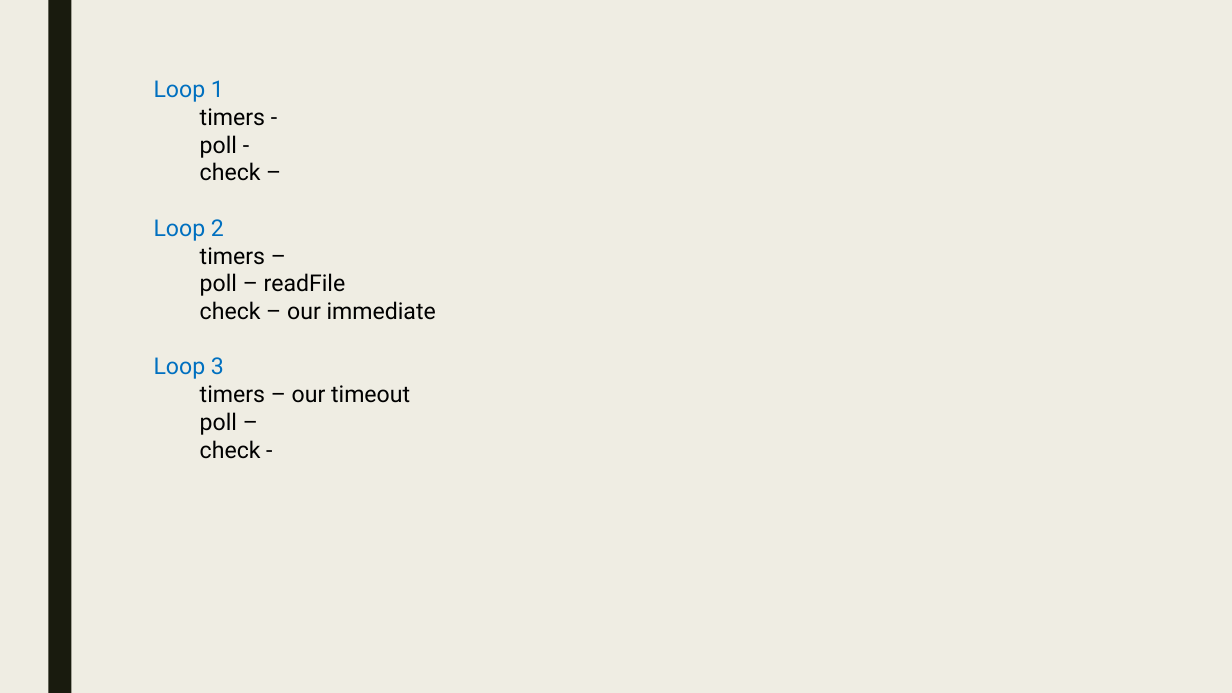
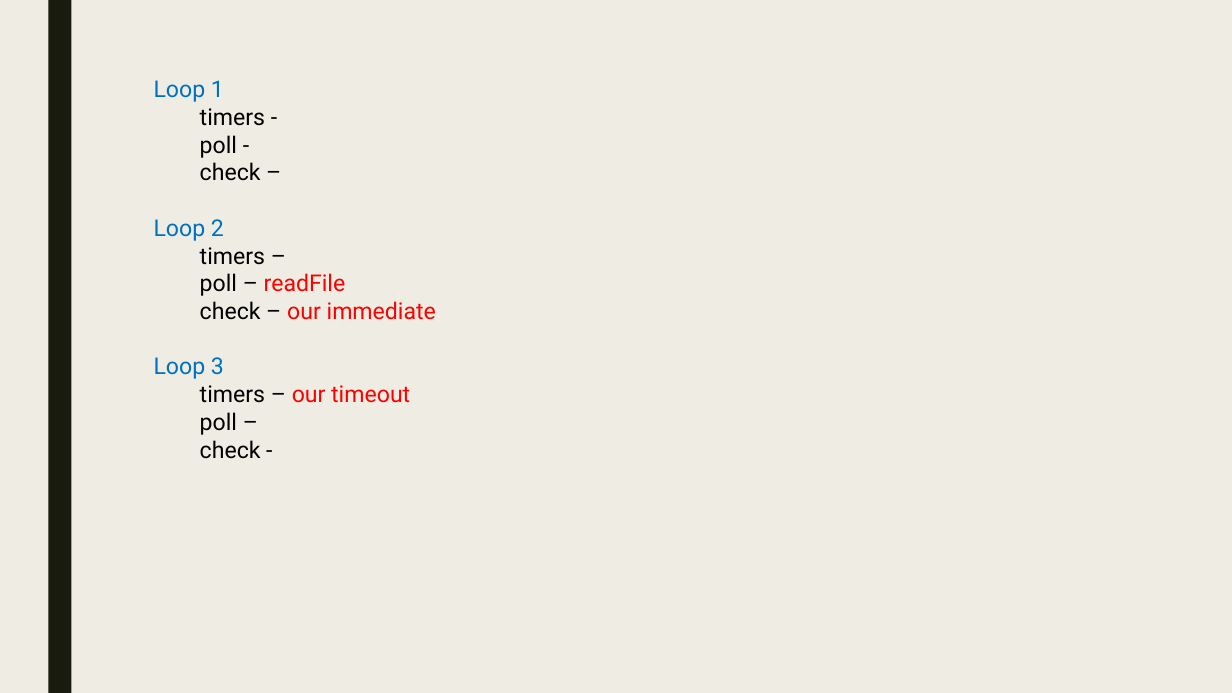
Before and after one commit to nabriski/lectures, a slide deck: slide 10 of event-loop/prez.pptx. Drawn at 1232x693 pixels with LibreOffice and Linux fonts; fonts in the diff are those of the drawing. Boxes give left, top, right and bottom in pixels: in the first picture for what was removed or moved away, otherwise in the second. Text is boxed around its words. In the diff, an @@ line names an element or a change of style, - is before the commit and + after.

```diff
--- a/event-loop/prez.pptx
+++ b/event-loop/prez.pptx
@@ text at (200,273,436,403): text colour #000000 to #FF0000 in "readFile", "our immediate", "our timeout" @@
```
Also in this commit, not shown: 5 other slides changed, 1 slide added.
